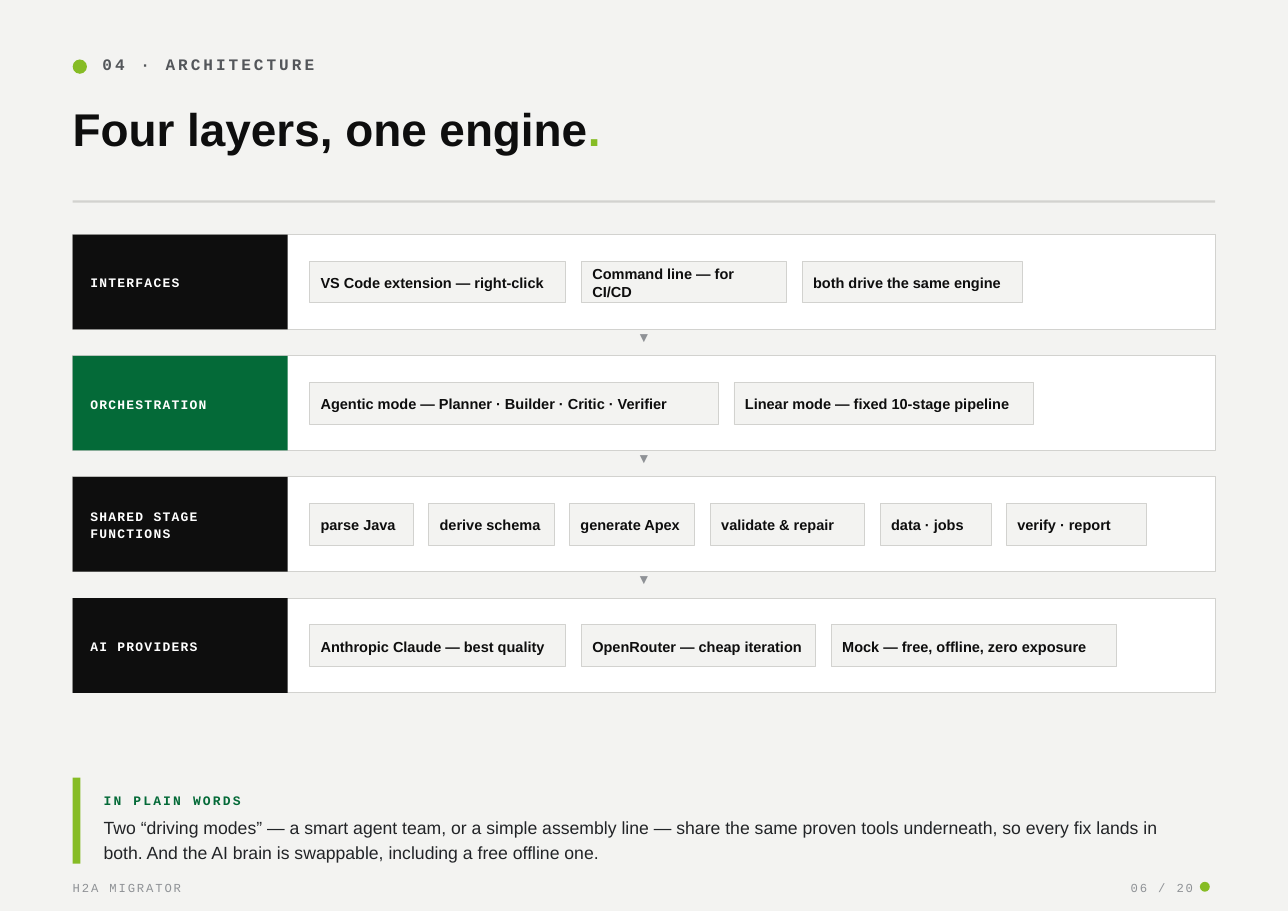
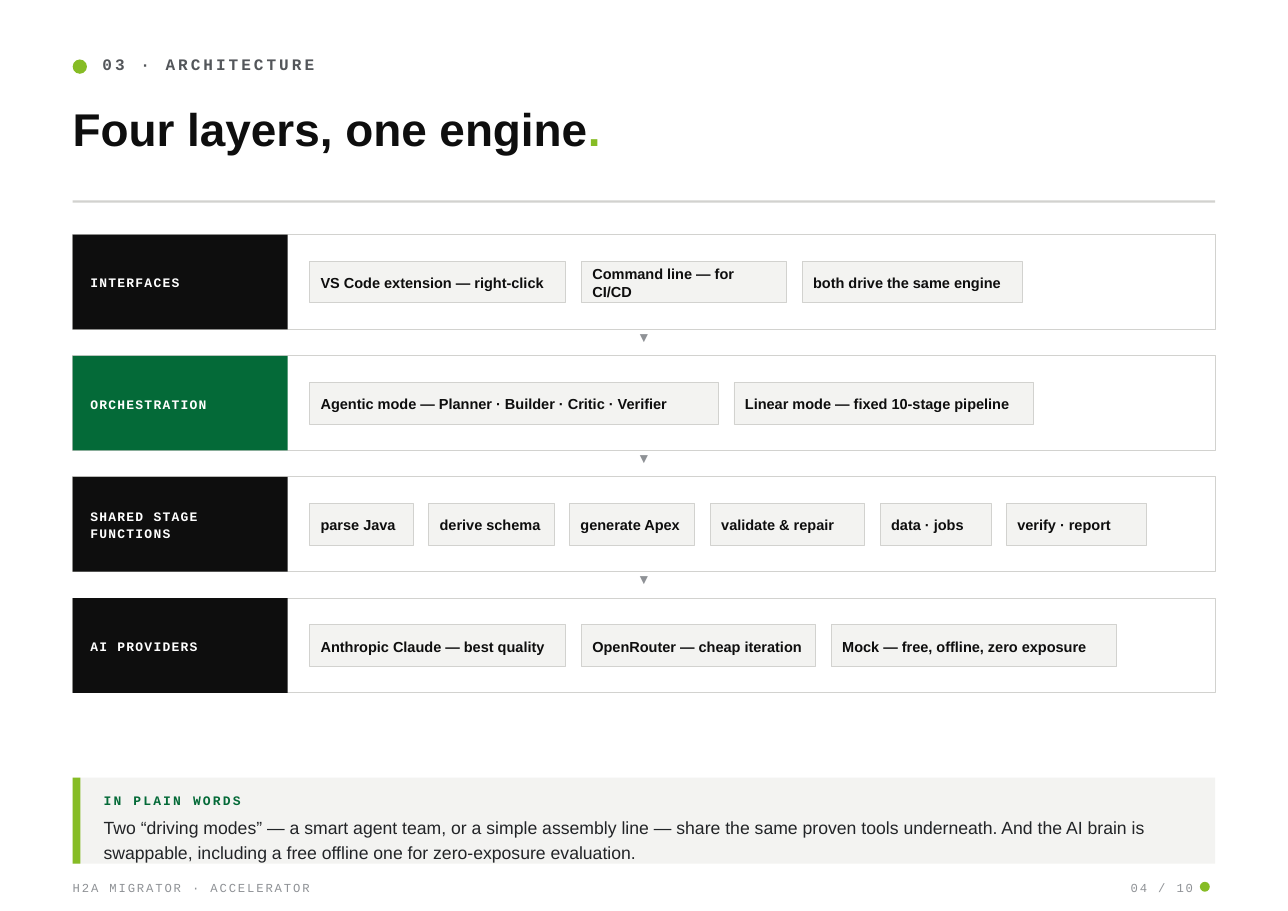
Before and after one commit to Vikaschd04/SAP_Salesforce_Migrator, a slide deck: slide 4 of docs/DEMO_DECK.pptx (slide 6 before the commit). Drawn at 1288x911 pixels with LibreOffice and Linux fonts; fonts in the diff are those of the drawing. Boxes give left, top, right and bottom in pixels: in the first picture for what was removed or moved away, otherwise in the second. Text is boxed around its words. In the diff, an @@ line names an element or a change of style, - is before the commit and + after.

Commit message:
refactor: update H2A Migrator deck generation script to a 10-slide executive accelerator format and remove obsolete PDF.

```diff
--- a/docs/DEMO_DECK.pptx
+++ b/docs/DEMO_DECK.pptx
@@ rectangle removed at [0, 0, 1288, 911] @@
@@ text at [102, 59, 315, 70]: text changed @@
-04 · ARCHITECTURE
+03 · ARCHITECTURE
@@ text at [104, 821, 1145, 863]: text changed @@
-Two “driving modes” — a smart agent team, or a simple assembly line — share the same proven tools underneath, so every fix lands in both. And the AI brain is swappable, including a free offline one.
+Two “driving modes” — a smart agent team, or a simple assembly line — share the same proven tools underneath. And the AI brain is swappable, including a free offline one for zero-exposure evaluation.
@@ text at [73, 884, 309, 892]: text changed @@
-H2A MIGRATOR
+H2A MIGRATOR · ACCELERATOR
@@ text at [1131, 884, 1194, 892]: text changed @@
-06 / 20
+04 / 10
```
Also in this commit, not shown: 9 other slides changed, 10 slides removed, 4 other files.
